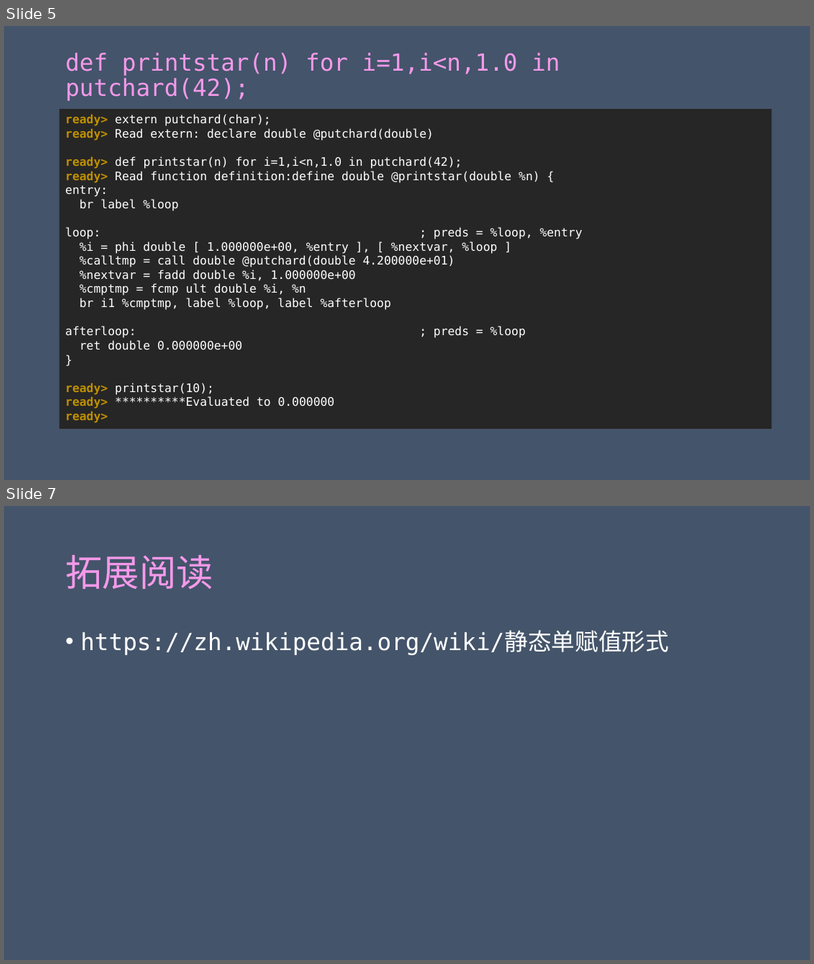
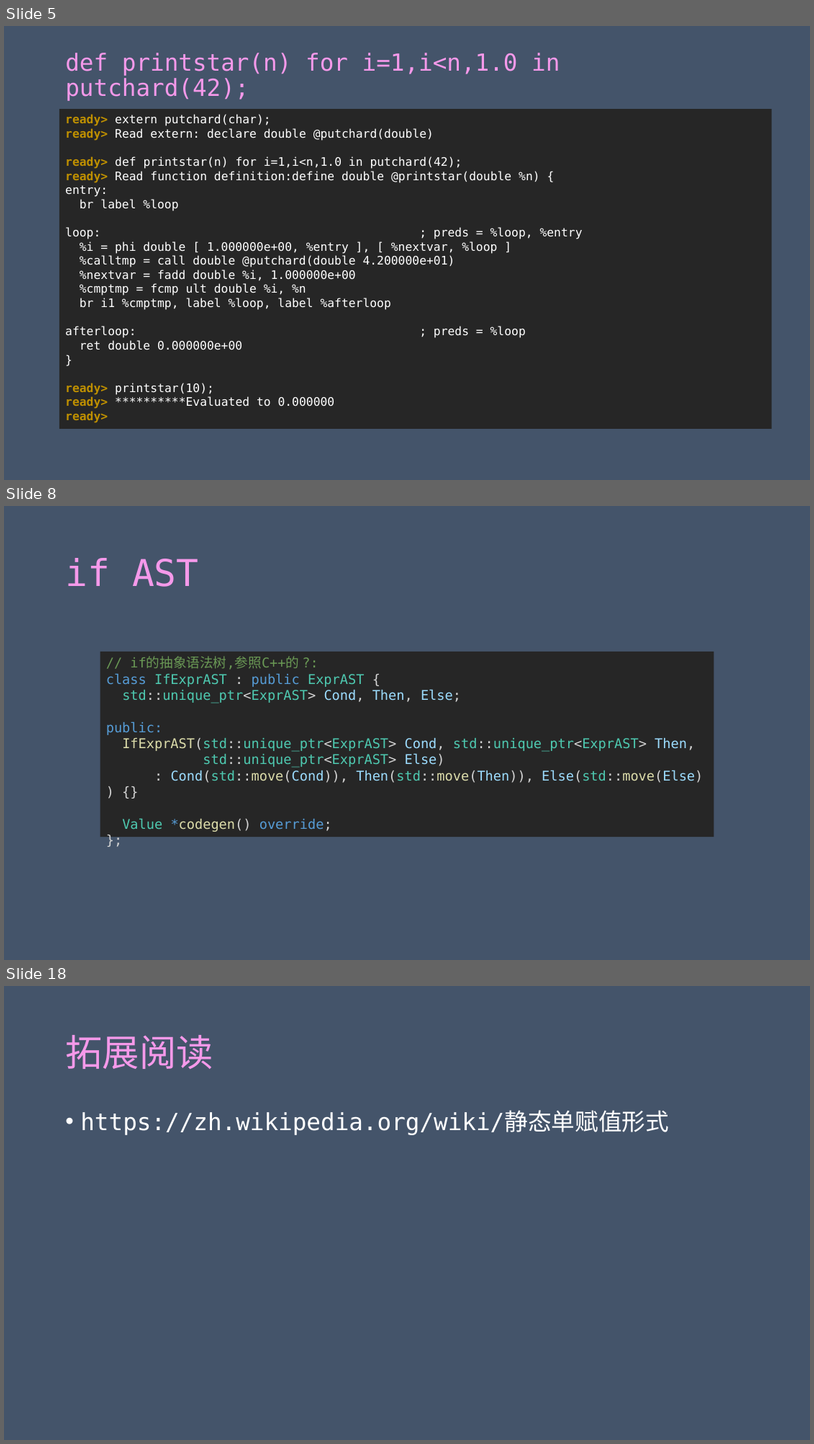
Before and after one commit to achieveartificialintelligence/download, a slide deck: Kaleidoscope/Ch5/Kaleidoscope.pptx. Shown one above the other, each under a label of ours: slides 5 and 7 before the commit, slides 5, 8 and 18 after it; the slides between them are not shown. The pictures are 814x964 and 814x1444 pixels, drawn with LibreOffice and Linux fonts; fonts in the diff are those of the drawing. Boxes give left, top, right and bottom in pixels: in the first picture for what was removed or moved away, otherwise in the second. Text is boxed around its words. In the diff, an @@ line names an element or a change of style, - is before the commit and + after.

```diff
--- a/Kaleidoscope/Ch5/Kaleidoscope.pptx
+++ b/Kaleidoscope/Ch5/Kaleidoscope.pptx
@@ slide 8 added at <box>4,506,810,960</box>, background #44546A @@
@@ title added at <box>65,558,199,587</box>, 44 pt, text gradient #F599EA to #89D1EB @@
+if AST
@@ rectangle added at <box>100,651,714,836</box>, fill #262626, 16 pt, text #4EC9B0 @@
+// if的抽象语法树,参照C++的 ?:
+class IfExprAST : public ExprAST {
+std::unique_ptr<ExprAST> Cond, Then, Else;
+public:
+IfExprAST(std::unique_ptr<ExprAST> Cond, std::unique_ptr<ExprAST> Then,
+std::unique_ptr<ExprAST> Else)
+: Cond(std::move(Cond)), Then(std::move(Then)), Else(std::move(Else)) {}
+Value *codegen() override;
+};
@@ what was slide 7 is now slide 18 @@
```
Also in this commit, not shown: 1 slide changed, 10 other slides added.
